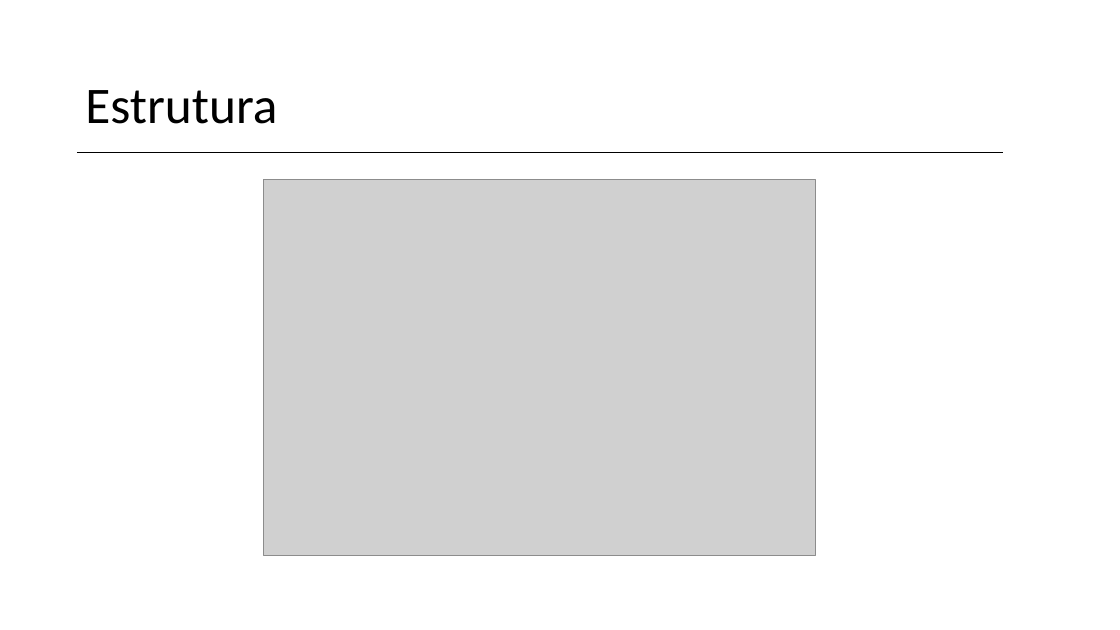
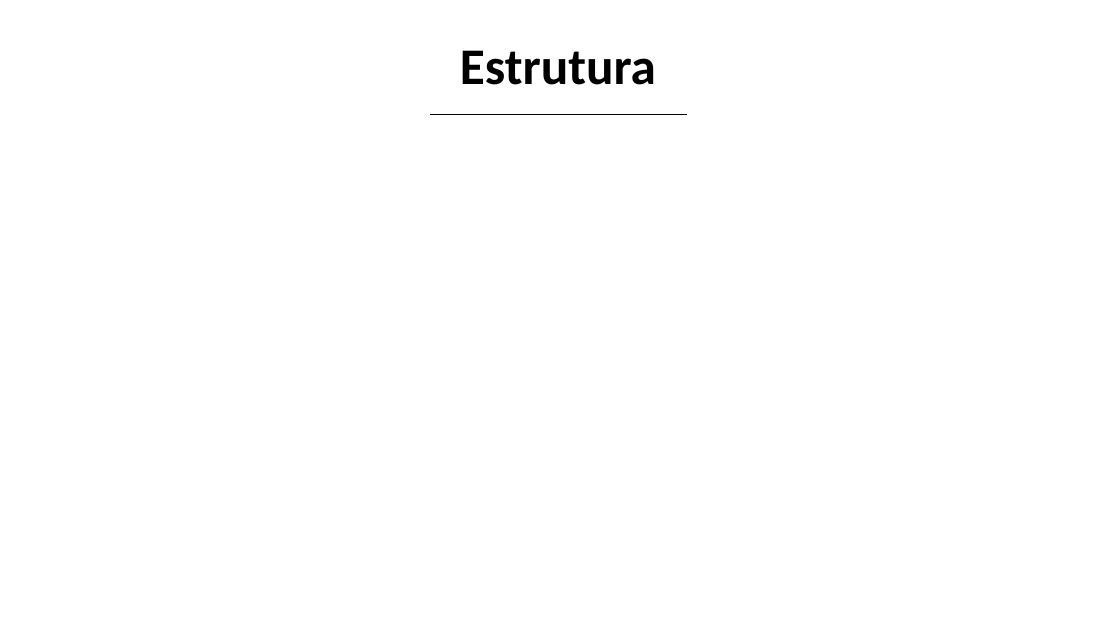
Before and after one commit to vanessa-silva/TABD-datawarehouse, a slide deck: slide 4 of Data-Warehouse.pptx. Drawn at 1120x630 pixels with LibreOffice and Linux fonts; fonts in the diff are those of the drawing; grey boxes stand for pictures; background and template pictures are left out. Boxes give left, top, right and bottom in pixels: in the first picture for what was removed or moved away, otherwise in the second. Text is boxed around its words. In the diff, an @@ line names an element or a change of style, - is before the commit and + after.

```diff
--- a/Data-Warehouse.pptx
+++ b/Data-Warehouse.pptx
@@ title "Estrutura": place and size @@
-title "Estrutura" at [85, 90, 277, 124]
+title "Estrutura" at [460, 50, 656, 85]
@@ title "Estrutura" at [460, 50, 656, 85]: bold on @@
@@ line moved from (77, 153) - (1003, 153) to (430, 114) - (687, 114) @@
@@ picture removed at [264, 180, 817, 555] @@
```
Also in this commit, not shown: 5 other slides changed, 17 other files.
